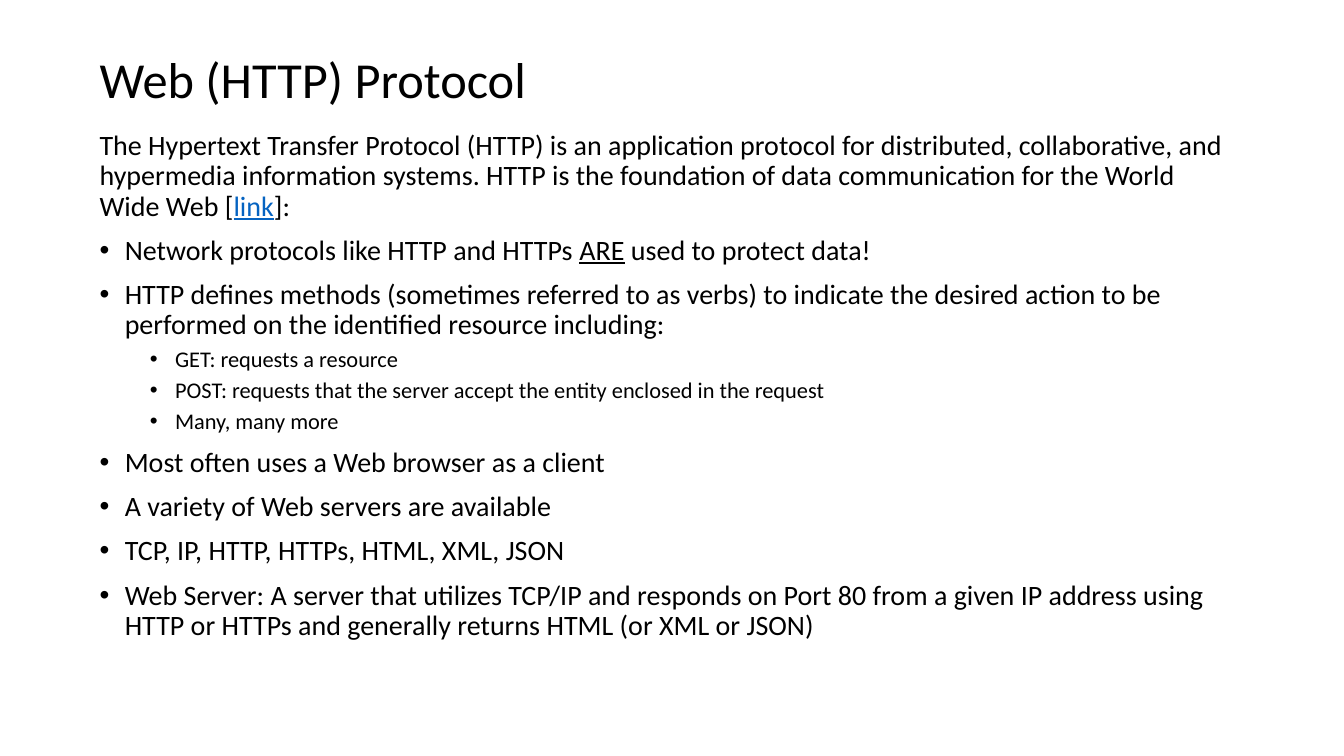
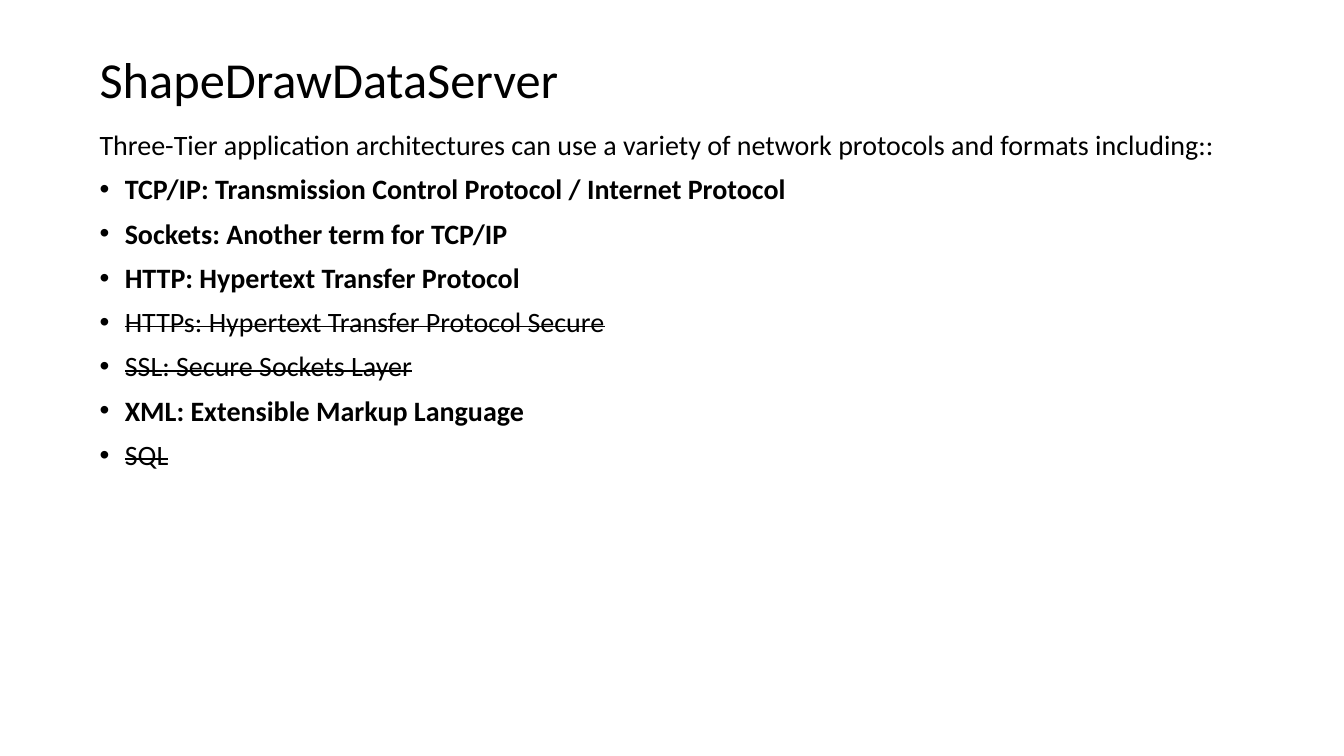
Before and after one commit to EricJPogue/www-epogue-info, a slide deck: slide 34 of CPSC-24500/Week08/2017SpringW08Slides.pptx (slide 25 before the commit). Drawn at 1344x756 pixels with LibreOffice and Linux fonts; fonts in the diff are those of the drawing. Boxes give left, top, right and bottom in pixels: in the first picture for what was removed or moved away, otherwise in the second. Text is boxed around its words. In the diff, an @@ line names an element or a change of style, - is before the commit and + after.

```diff
--- a/CPSC-24500/Week08/2017SpringW08Slides.pptx
+++ b/CPSC-24500/Week08/2017SpringW08Slides.pptx
@@ title at [100,63,559,106]: text changed @@
-Web (HTTP) Protocol
+ShapeDrawDataServer
@@ text at [100,135,1213,469]: text changed @@
-The Hypertext Transfer Protocol (HTTP) is an application protocol for distributed, collaborative, and hypermedia information systems. HTTP is the foundation of data communication for the World Wide Web [link]:
-• Network protocols like HTTP and HTTPs ARE used to protect data!
-• HTTP defines methods (sometimes referred to as verbs) to indicate the desired action to be performed on the identified resource including:
-  • GET: requests a resource
-  • POST: requests that the server accept the entity enclosed in the request
-  • Many, many more
-• Most often uses a Web browser as a client
-• A variety of Web servers are available
-• TCP, IP, HTTP, HTTPs, HTML, XML, JSON
-• Web Server: A server that utilizes TCP/IP and responds on Port 80 from a given IP address using HTTP or HTTPs and generally returns HTML (or XML or JSON)
+Three-Tier application architectures can use a variety of network protocols and formats including::
+• TCP/IP: Transmission Control Protocol / Internet Protocol
+• Sockets: Another term for TCP/IP
+• HTTP: Hypertext Transfer Protocol
+• HTTPs: Hypertext Transfer Protocol Secure
+• SSL: Secure Sockets Layer
+• XML: Extensible Markup Language
+• SQL
```
Also in this commit, not shown: 6 other slides changed, 17 slides added, 14 slides removed, 6 other files.
